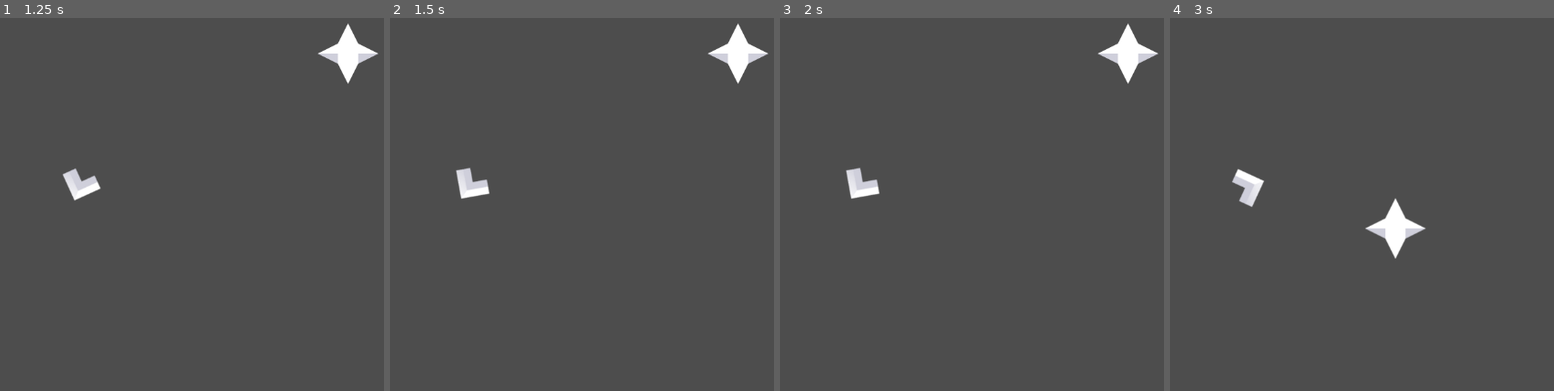
Above: before the commit, frames 1-4 (left to right).
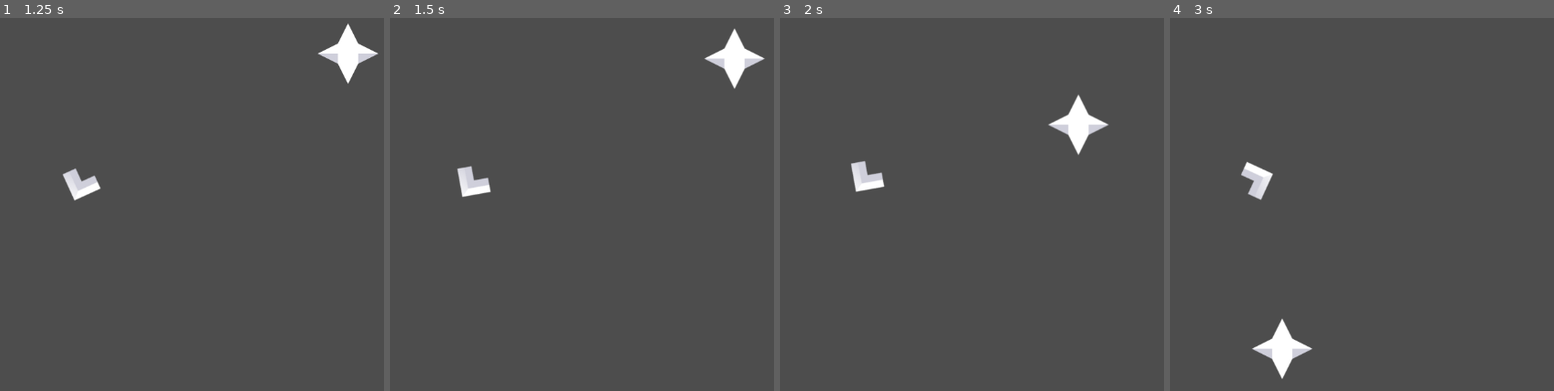
Above: after the commit, the same moments.

Repository: SpaceDemonMars/Spaceship-Slinger
Game: Godot game, scene res://Scenes/dev_testing.tscn
Two runs of this game, one before a commit and one after it. Both use one fixed random seed, a clock stepped at 60 frames per second and the inputs below.
Inputs:
- Up to frame 1 (1.25 s): tap Enter at 0.5 s; hold Right (Right) from 0.53 s (still down)
- Up to frame 2 (1.5 s): release Right (Right) at 1.28 s; hold Down (ThrustBackwards) from 1.28 s (still down)
- Up to frame 3 (2 s): keep holding Down (ThrustBackwards)
- Up to frame 4 (3 s): release Down (ThrustBackwards) at 2.03 s; hold Right (Right) 2.03-2.78 s; hold W (Thruster) from 2.78 s (still down)

Frame 1 is identical in both runs. In frame 2, 0.8% of the frame differs, in the area x 17-99%, y 1-49%; in frame 3, 2.4%; in frame 4, 2.5%, in the area x 16-67%, y 38-97%.
Error before the commit: Attempt to call function 'init_fuel' in base 'null instance' on a null instance. (res://Scripts/player_movement.gd:16)

Commit message:
Gameplay Hud

Diff:
--- a/starship-slinger/Scripts/player_movement.gd
+++ b/starship-slinger/Scripts/player_movement.gd
@@ -13,7 +13,8 @@
 
 # Called when the node enters the scene tree for the first time.
 func _ready() -> void:
-	GameplayHud.init_fuel(fuelTotal)
+	if GameplayHud :
+		GameplayHud.init_fuel(fuelTotal)
 
 
 # Called every physics frame. 'delta' is the elapsed time since the previous frame.
@@ -29,7 +30,8 @@
 		inputVec = Vector2(0, Input.get_axis("ThrustForward","ThrustBackwards"))
 		self.velocity += inputVec.rotated(rotation) * shipAccel
 		fuelCurrent -= fuelLoss * delta
-		GameplayHud.setFuel(fuelCurrent)
+		if GameplayHud :
+			GameplayHud.setFuel(fuelCurrent)
 
 	#Space friction and gravity from planets
 
